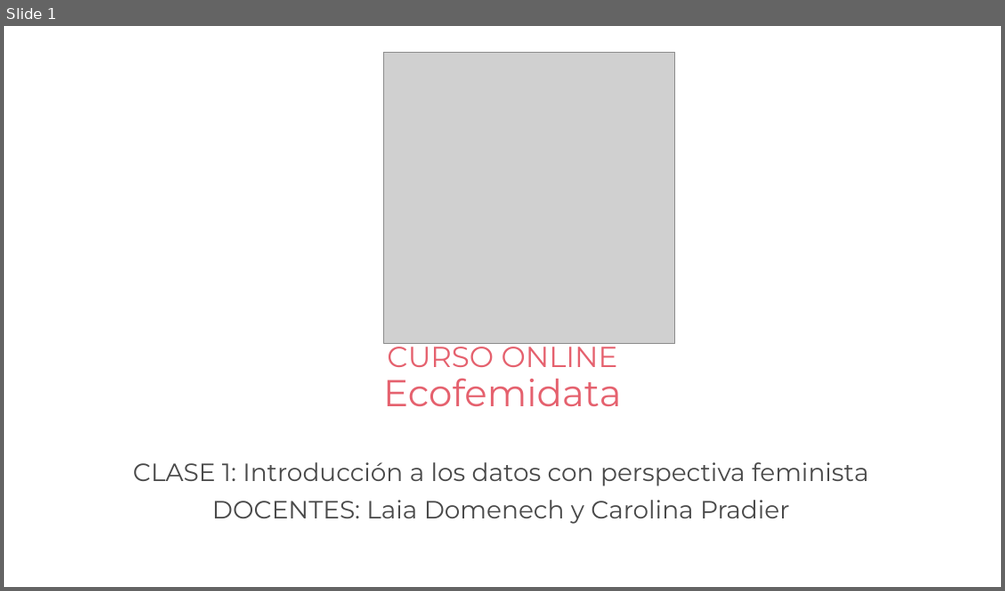
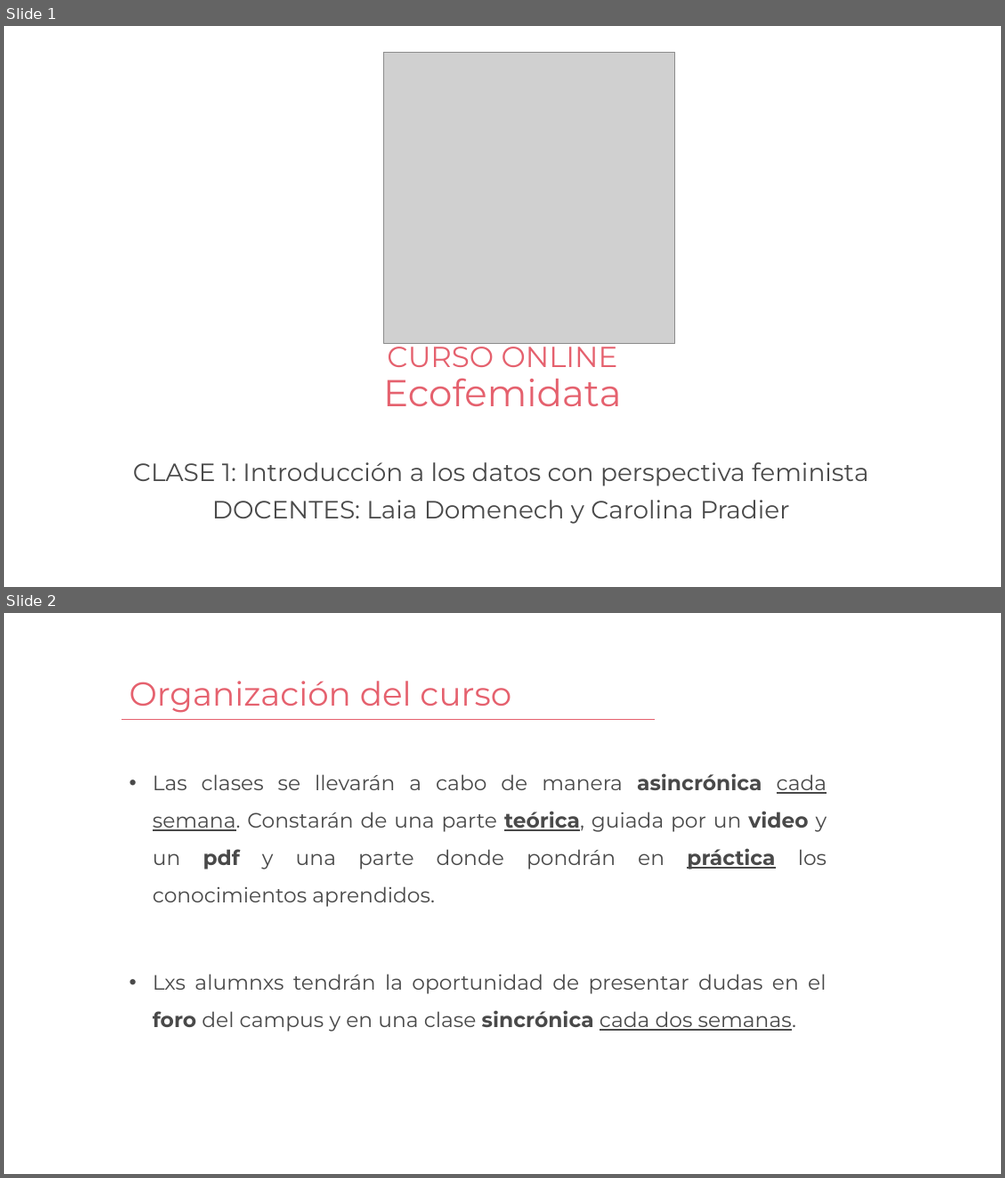
Before and after one commit to caropradier/Curso-Ecofemidata, a slide deck: clase1/Clase1 - Curso Ecofemidata.pptx. Shown one above the other, each under a label of ours: slide 1 before the commit, slides 1 and 2 after it. The pictures are 1005x591 and 1005x1178 pixels, drawn with LibreOffice and Linux fonts; fonts in the diff are those of the drawing; grey boxes stand for pictures; background and template pictures are left out. Boxes give left, top, right and bottom in pixels: in the first picture for what was removed or moved away, otherwise in the second. Text is boxed around its words. In the diff, an @@ line names an element or a change of style, - is before the commit and + after.

Commit message:
va la clase 1

```diff
--- a/clase1/Clase1 - Curso Ecofemidata.pptx
+++ b/clase1/Clase1 - Curso Ecofemidata.pptx
@@ slide 2 added at (4, 613, 1001, 1174), background picture (left out) @@
@@ text added at (129, 681, 511, 713), 32 pt, text #E5616E @@
+Organización del curso
@@ line added from (122, 719) to (655, 719), #E5616E 0.5 pt @@
@@ text added at (153, 773, 827, 1031), 20 pt, text #494949 @@
+• Las clases se llevarán a cabo de manera asincrónica cada semana. Constarán de una parte teórica, guiada por un video y un pdf y una parte donde pondrán en práctica los conocimientos aprendidos.
+• Lxs alumnxs tendrán la oportunidad de presentar dudas en el foro del campus y en una clase sincrónica cada dos semanas.
```
Also in this commit, not shown: 20 other slides added, 1 slide removed, 3 other files.
